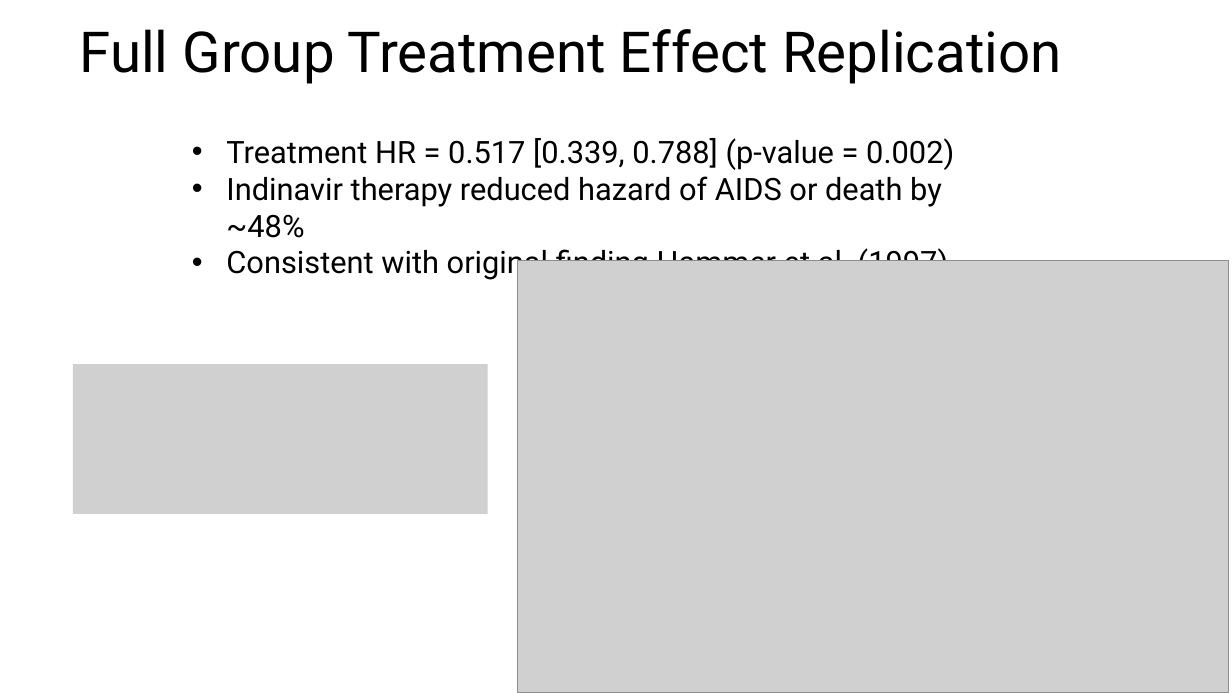
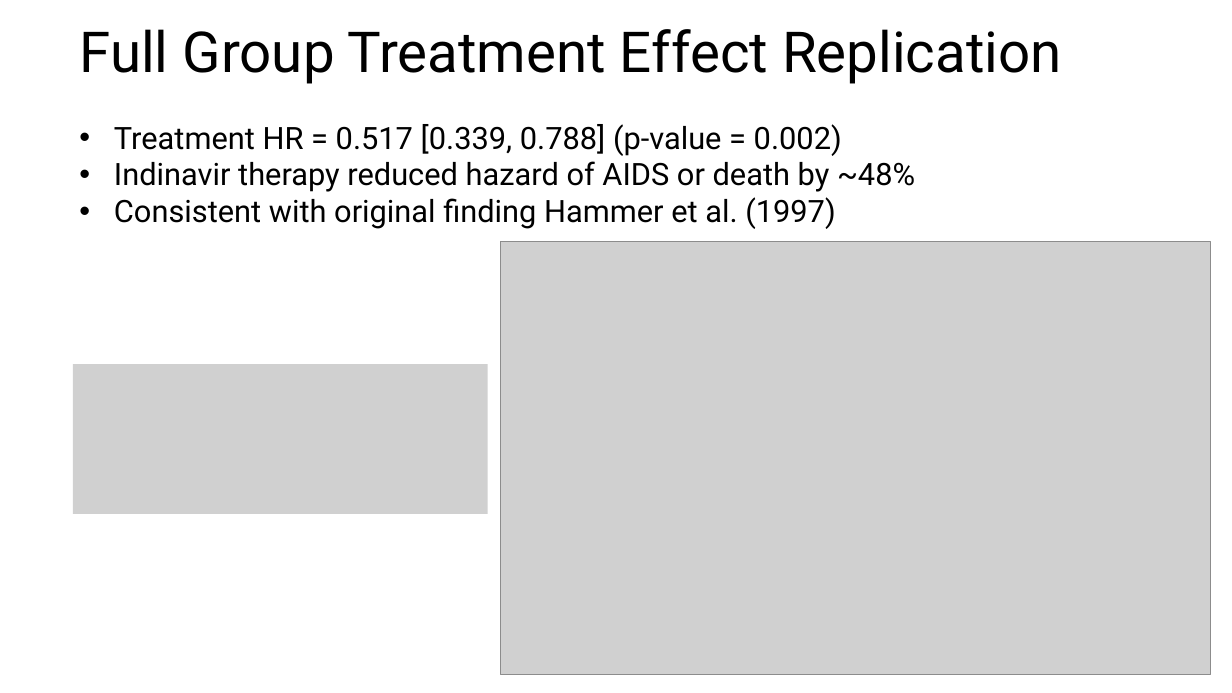
Before and after one commit to susanpeck/Math261BExperimentalDesignProject, a slide deck: slide 7 of Document_Files/Presentation_Slides_v2.pptx. Drawn at 1232x693 pixels with LibreOffice and Linux fonts; fonts in the diff are those of the drawing; grey boxes stand for pictures. Boxes give left, top, right and bottom in pixels: in the first picture for what was removed or moved away, otherwise in the second. Text is boxed around its words. In the diff, an @@ line names an element or a change of style, - is before the commit and + after.

```diff
--- a/Document_Files/Presentation_Slides_v2.pptx
+++ b/Document_Files/Presentation_Slides_v2.pptx
@@ text "Treatment HR = 0.517 [0.339, ..." rewrapped from [226,138,954,282] to [114,124,915,229] @@
@@ picture: place and size @@
-picture at [518,261,1229,693]
+picture at [501,242,1212,675]
```
Also in this commit, not shown: 8 other slides changed, 1 slide removed.
